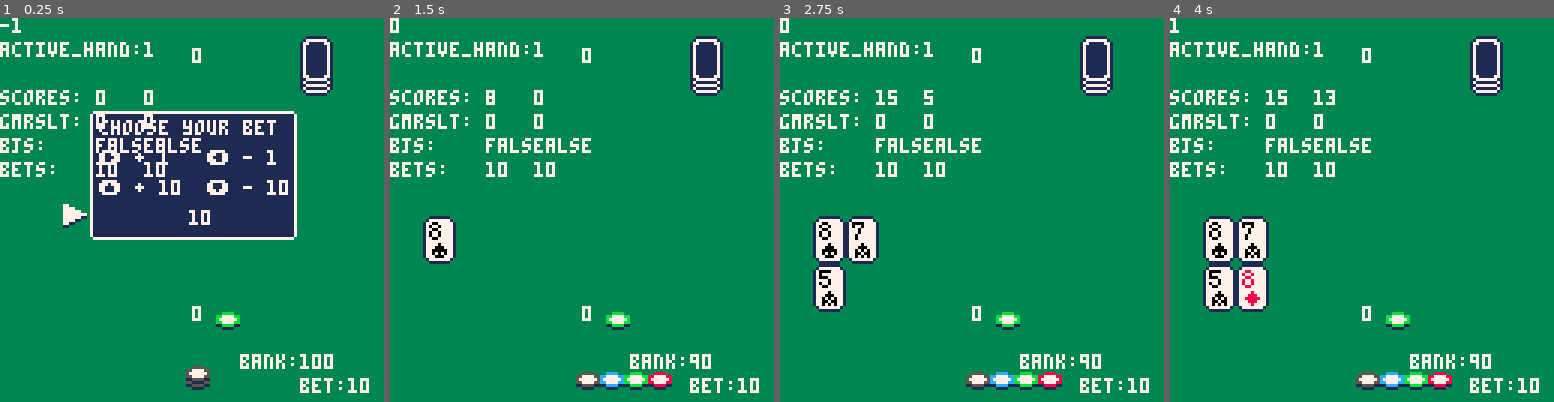
Above: before the commit, frames 1-4 (left to right).
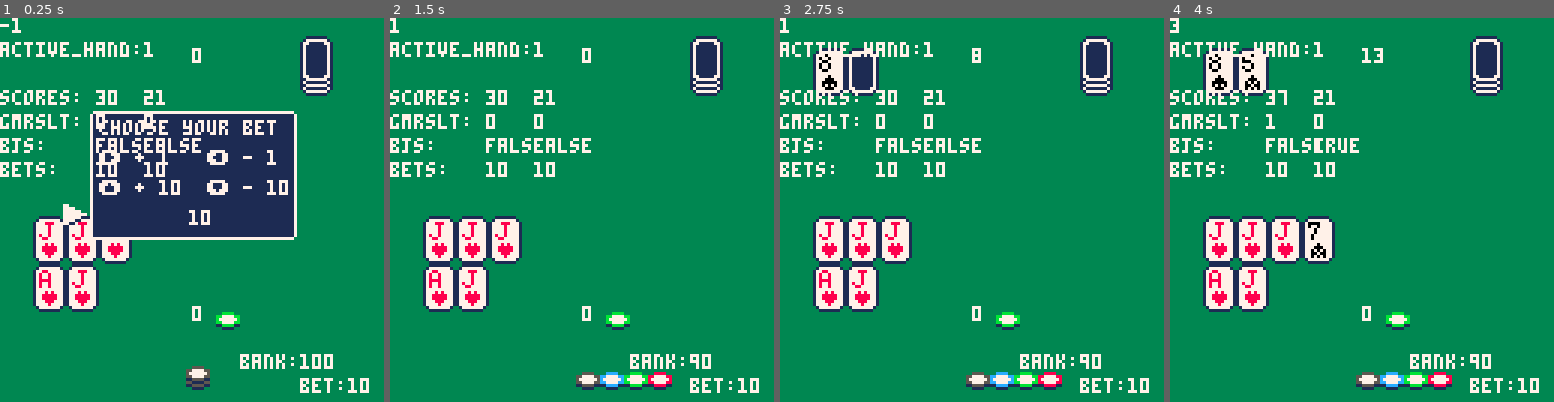
Above: after the commit, the same moments.

Repository: UA-koval/blackjack-pico-8
Game: PICO-8 cartridge blackjack.p8
Two runs of this game, one before a commit and one after it. Both use one fixed random seed, a clock stepped at 60 frames per second and the inputs below.
Inputs:
- Up to frame 1 (0.25 s): no input
- Up to frame 2 (1.5 s): tap O (Z key) at 0.7 s
- Up to frame 3 (2.75 s): hold Right 1.6-2.1 s; tap O (Z key) at 1.7, 2.1, 2.5 s; hold Up 2.15-2.42 s; hold Right from 2.47 s (still down)
- Up to frame 4 (4 s): tap O (Z key) at 2.9, 3.3, 3.7 s; release Right at 3.03 s; hold Left 3.08-3.58 s; hold Down 3.63-3.97 s

The runs differ from the first frame. In frame 1, 4.5% of the frame differs, in the area x 8-43%, y 18-77%; in frame 2, 4.4%; in frame 3, 4.7%; in frame 4, 5.1%, in the area x 0-56%, y 0-75%.

Commit message:
Progress

Diff:
--- a/blackjack.p8
+++ b/blackjack.p8
@@ -8,17 +8,23 @@
 -- - major code rework
 --   in progress!
 --
---  - adapt code for use of
---    hands array
 --
 -- known bugs:
+--
 -- - split is still
 --   not implemented
 --
--- - result screen is broken
---
--- - game restart is broken
---
+--
+-- # bjs are broken
+--
+-- - bj on first hands still
+--   gives player actions menu
+--
+-- - write "blackjack!" on
+--   result screen
+--
+--
+-- refactor stages to table
 --
 -- "press start" screen:
 --  - game art screen
@@ -33,7 +39,7 @@
 -- game logic vars
 bets = {10,10}
 bank = 100
-hands= {{},{}}
+hands= {{{10,0},{10,0},{10,0}},{{0,0},{10,0}}}
 active_hand=1
 hand = {}
 dealer = {}
@@ -74,12 +80,15 @@
 -->8
 -- game logic functions
 function reset_game()
-hand = {}
+hands = {{}}
+game_results = {0}
 dealer = {}
 stage=-1
 blackjack=false fold=false
+blackjacks={false}
 hidden_card=false
 item=0 item_lim=3
+active_hand=1
 end
 
 function generate_card()
@@ -95,7 +104,6 @@
 		 game_results[active_hand]=1
 		 next_hand()
 		else
-		 game_results[active_hand]=0
 		 next_hand()
 		end
 	else return 2 end
@@ -128,13 +136,13 @@
  return score
 end
 
-function next_hand(stage5)
+function next_hand()
 	if #hands!=active_hand then
 		active_hand+=1
 	else
-	 if stage5 then	stage=5
-	 else stage+=1end
-	 active_hand=0
+	if (stage==6) reset_game() stage=-1 return
+  stage+=1
+	 active_hand=1
 	end
 end
 -->8
@@ -244,7 +252,7 @@
 	 print("stay",menux+2,menuy+10+2,7)
 	 if (#hand>2) pal(7,13)
 	 print("fold",menux+2,menuy+20+2,7)
-	 if (bank<bets[active_hand]) pal(7,13)
+	 if (bank<bets[1]) pal(7,13)
 	 print("double",menux+2,menuy+30+2,7)
 	 print("split",menux+2,menuy+40+2,7)
 	 pal()
@@ -275,6 +283,7 @@
 end
 
 function draw_game_result_window()
+  endscreeny+=active_hand*10
 	 -- window background
 	 line(endscreenx,endscreeny-1,endscreenx+endscreensx,endscreeny-1,7)
 	 line(endscreenx,endscreeny+endscreensy+1,endscreenx+endscreensx,endscreeny+endscreensy+1,7)
@@ -282,13 +291,17 @@
 	 line(endscreenx+endscreensx+1,endscreeny,endscreenx+endscreensx+1,endscreeny+endscreensy,7)
   rectfill(endscreenx,endscreeny,endscreenx+endscreensx,endscreeny+endscreensy,1)
 	 -- text
-	 if game_result==0 then
-		 print("you won "..flr(payout),endscreenx+21,endscreeny+2,7)
-	 elseif game_result==1 then
+	 if game_results[active_hand]==0 then
+	  if blackjacks[active_hand] then
+	  print("blackjack! "..flr(bets[active_hand]*2.5),endscreenx+15,endscreeny+2,7)
+	  else
+		 print("you won "..bets[active_hand]*2,endscreenx+21,endscreeny+2,7)
+		 end
+	 elseif game_results[active_hand]==1 then
 	  if fold then
-	  	print("you lost "..abs(ceil(payout/2)),endscreenx+21,endscreeny+2,7)
+	  	print("you lost "..abs(ceil(bets[active_hand]/2)),endscreenx+21,endscreeny+2,7)
 	 	elseif bank>=10 then
-		  print("you lost "..abs(flr(payout)),endscreenx+21,endscreeny+2,7)
+		  print("you lost "..bets[active_hand],endscreenx+21,endscreeny+2,7)
 	 	else
 	 	 print("you are broke!",endscreenx+16,endscreeny+2,7)
 	 	end
@@ -296,6 +309,7 @@
 	  print("draw!",endscreenx+32,endscreeny+2,7)
 	 end
 	 print("press ❎ to continue",endscreenx+2,endscreeny+10+2,7)
+	 endscreeny-=active_hand*10
 end
 
 
@@ -437,15 +451,19 @@
  add(dealer,generate_card())
 elseif hidden_card==false then
 	hidden_card = true
-	if (count_score(hands[active_hand])==21) then
-	 blackjack=true stage=5
- end
 else stage+=1 end
 end -- stage1()
 
 function stage2()
 -- stage 2: player's choice
-if (bank<bets[active_hand]) item_lim=2
+
+-- bj test
+if (count_score(hands[active_hand])==21) then
+ blackjacks[active_hand]=true
+ next_hand()
+end
+
+if (bank<bets[1]) item_lim=2
 if #hands[active_hand]>2 then
  item_lim=1 end
 
@@ -463,7 +481,6 @@
  elseif item == 2 then -- fold
   if #hands==1 then
 	 	fold=true
-	  stage=5
 	 end
 
  elseif item == 3 then -- double
@@ -533,6 +550,7 @@
 
 end --iterator
 bets[n]=0
+active_hand=1
 stage+=1
 end -- stage5
 
@@ -540,7 +558,7 @@
 -- stage 6: game result screen
 if btnp(4) then
 	if bank<10 then run() end
-reset_game()
+next_hand()
 end
 end --stage6()
 -->8
